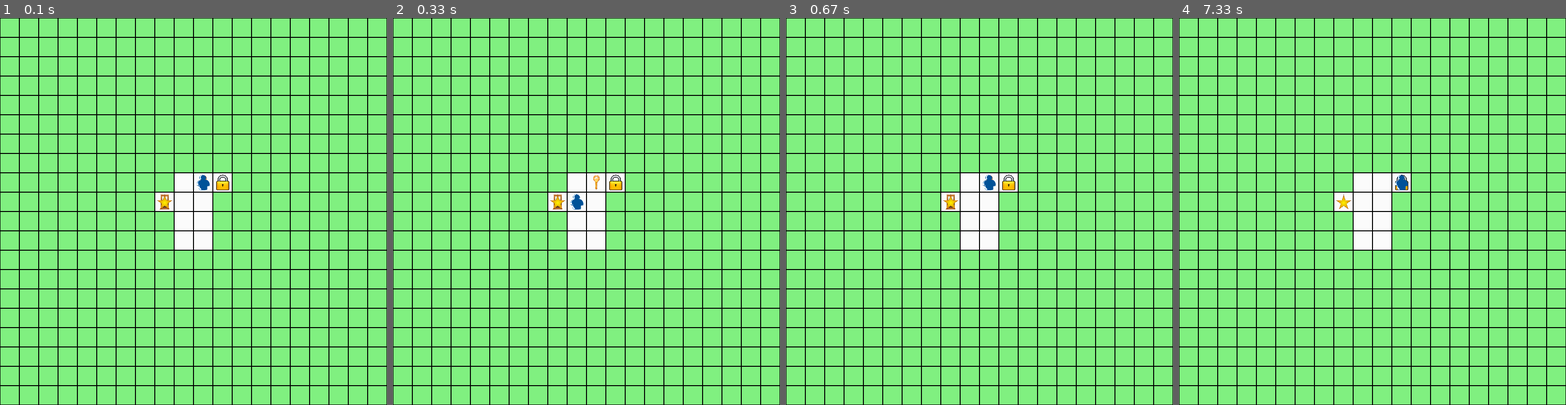
Above: before the commit, frames 1-4 (left to right).
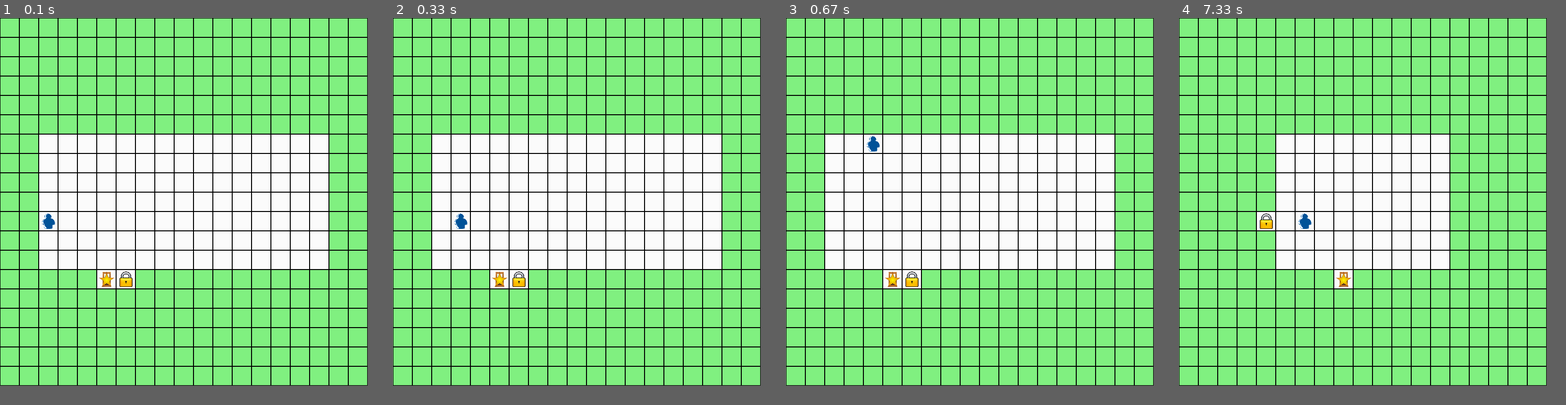
Above: after the commit, the same moments.

Repository: kespindler/cs295-final
Game: pygame game, started from run.py
Two runs of this game, one before a commit and one after it. Both use one fixed random seed, a clock stepped at 60 frames per second and the inputs below. The source is Python 2; it was converted automatically to run under Python 3.
Inputs:
- Up to frame 1 (0.1 s): no input
- Up to frame 2 (0.33 s): no input
- Up to frame 3 (0.67 s): no input
- Up to frame 4 (7.33 s): no input
The window is 800x800 before the commit and 760x760 after it. Grey fills any space a smaller window leaves; there, only what the larger window draws over its background counts as a difference.

The runs differ from the first frame. In frame 1, 23% of the frame differs, in the area x 0-100%, y 0-100%; in frame 2, 23%; in frame 3, 23%; in frame 4, 14%.

Commit message:
Added method for generating list of 100 lightworlds, all of which are unique. Fixed infinite loop bug.

Diff:
--- a/lightroom_gen.py
+++ b/lightroom_gen.py
@@ -11,19 +11,15 @@
 
     # generates a random room with dimensions between 4 and 50
     def make_rand_room(self):
-        self.has_key = random.randint(0, 1)
-        h_pad = random.randint(2, 9)
-        print("h_pad: " + str(h_pad))
-        w_pad = random.randint(2, 9)
-        print("w_pad: " + str(w_pad))
-
-        #TODO Generalize to give random padding
-        #h = random.randint(6, 20)
-        #w = random.randint(6, 20)
-
-        #print("h: " + str(h))
-        #print("w: " + str(w))
-        shape = (20, 20)
+        max_r = 19
+        room_has_key = random.randint(0, 2)
+        h_pad = random.randint(2, 6)
+        w_pad = random.randint(2, 6)
+#        print("has_key: " + str(room_has_key))
+#        print("h_pad: " + str(h_pad))
+#        print("w_pad: " + str(w_pad))
+
+        shape = (max_r, max_r)
         # initialize room array
         room = numpy.zeros(shape, dtype=int)
         # build edge walls
@@ -37,14 +33,14 @@
         #room[:, 1] = room[:, -2] = 1
 
         # Generate the agent's start position
-        start_x = random.randint(w_pad, 20-w_pad-1)
-        start_y = random.randint(h_pad, 20-h_pad-1)
+        start_x = random.randint(w_pad, max_r-w_pad-1)
+        start_y = random.randint(h_pad, max_r-h_pad-1)
         #print("start_x: " + str(start_x))
         #print("start_y: " + str(start_y))
 
         # Generate the key's position
-        key_x = random.randint(w_pad, 20-w_pad-1)
-        key_y = random.randint(h_pad, 20-h_pad-1)
+        key_x = random.randint(w_pad, max_r-w_pad-1)
+        key_y = random.randint(h_pad, max_r-h_pad-1)
 
         # Generate the lock's position
         # The lock will always appear on a wall
@@ -54,16 +50,16 @@
         lock_y = 0
         if(on_side_wall):
             if(which_wall):
-                lock_x = 20-w_pad
+                lock_x = max_r-w_pad
             else:
                 lock_x = w_pad-1
-            lock_y = random.randint(h_pad, 20-h_pad-1)
+            lock_y = random.randint(h_pad, max_r-h_pad-1)
         else:
             if(which_wall):
-                lock_y = 20-h_pad
+                lock_y = max_r-h_pad
             else:
                 lock_y = h_pad-1
-            lock_x = random.randint(w_pad, 20-w_pad-1)
+            lock_x = random.randint(w_pad, max_r-w_pad-1)
 
         # Generate the door's position
         # The lock will always appear on a wall
@@ -73,35 +69,46 @@
         door_y = 0
         if(on_side_wall):
             if(which_wall):
-                door_x = 20-w_pad
+                door_x = max_r-w_pad
             else:
                 door_x = w_pad-1
-            door_y = random.randint(h_pad, 20-h_pad-1)
+            door_y = random.randint(h_pad, max_r-h_pad-1)
         else:
             if(which_wall):
-                door_y = 20-h_pad
+                door_y = max_r-h_pad
             else:
                 door_y = h_pad-1
-            door_x = random.randint(w_pad, 20-w_pad-1)
+            door_x = random.randint(w_pad, max_r-w_pad-1)
+#        print("door_x: " + str(door_x))
+#        print("door_y: " + str(door_y))
+#        print("lock_x: " + str(lock_x))
+#        print("lock_y: " + str(lock_y))
         while((door_y == lock_y) and (door_x == lock_x)):
+            print("In door == lock while loop")
             if(on_side_wall):
                 if(which_wall):
-                    door_x = 20-w_pad
+                    door_x = max_r-w_pad
                 else:
                     door_x = w_pad-1
-                door_y = random.randint(h_pad, 20-h_pad-1)
+                door_y = random.randint(h_pad, max_r-h_pad-1)
             else:
                 if(which_wall):
-                    door_y = 20-h_pad
+                    door_y = max_r-h_pad
                 else:
                     door_y = h_pad-1
-                door_x = random.randint(w_pad, 20-w_pad-1)
+                door_x = random.randint(w_pad, max_r-w_pad-1)
 
         room[start_x, start_y] = 2
-        if(self.has_key):
+        if(room_has_key == 1):
+            self.has_key = 1
+#            print("key_x: " + str(key_x))
+#            print("key_y: " + str(key_y))
+#            print("start_x: " + str(start_x))
+#            print("start_y: " + str(start_y))
             while((key_y == start_y) and (key_x == start_x)):
-                key_x = random.randint(w_pad, 20-w_pad-1)
-                key_y = random.randint(h_pad, 20-h_pad-1)
+                print("In key == start while loop")
+                key_x = random.randint(w_pad, max_r-w_pad-1)
+                key_y = random.randint(h_pad, max_r-h_pad-1)
             room[key_x, key_y] = 3
         room[lock_x, lock_y] = 4
         room[door_x, door_y] = 5
@@ -187,7 +194,7 @@
         return Z
 
 lg = LightroomGen()
-#
+
 lg.make_rand_room()
 #
 #lg.make_spec_room_w_key(5, 5, 3, 2, 2, 1, 0, 3, 3, 0)
--- a/lightroom_struct.py
+++ b/lightroom_struct.py
@@ -1,14 +1,25 @@
 from lightroom_gen import LightroomGen
+from numpy import array_equal
 
 class LightroomStruct():
     has_key = 0
     room = []
 
-    def __init__(self):
-        lg = LightroomGen()
-        (key, room_arr) = lg.make_rand_room()
-        self.has_key = key
-        self.room = room_arr
+#    def __init__(self):
+#        lg = LightroomGen()
+#        (key, room_arr) = lg.make_rand_room()
+#        self.has_key = key
+#        self.room = room_arr
+
+    def __init__(self, key=None, arr=None):
+        if key is None:
+            lg = LightroomGen()
+            (key, room_arr) = lg.make_rand_room()
+            self.has_key = key
+            self.room = room_arr
+        else:
+            self.has_key = key
+            self.room = arr
 
     def return_tuple(self):
         return (self.has_key, self.room)
--- a/lightworld_gen.py
+++ b/lightworld_gen.py
@@ -1,33 +1,90 @@
 #from lightroom import Lightroom
 #from lightroom_gen import make_rand_room
-from lightroom_struct import LightroomStruct
+from lightroom_struct import LightroomStruct as LS
 import random
 import numpy
 from numpy.random import random_integers as rand
+from numpy import array_equal
 
-#class Lightworld:
-#    #num_rooms = 2
-#
-#    def __init__(self):
-#        #num_rooms = 2
-#        pass
 
 def gen_world():
     num_rooms = random.randint(2, 5)
     print("num_rooms: " + str(num_rooms))
-    #lg = LightroomGen()
     list_of_rooms = []
     for i in range(0, num_rooms):
-        lr = LightroomStruct()
+        lr = LS()
         next_room = lr.return_tuple()
         list_of_rooms.append(next_room)
     for i in range(0, num_rooms):
         (key, room) = list_of_rooms[i]
-        if(key == 0):
-            print("Room " + str(i) + " does not contain a key:")
-        else:
-            print("Room " + str(i) + " contains a key:")
-        print(room)
+#        if(key == 0):
+#            print("Room " + str(i) + " does not contain a key:")
+#        else:
+#            print("Room " + str(i) + " contains a key:")
+#        print(room)
     return list_of_rooms
 
+def lightroom_equal((lr1_key, lr1_room), (lr2_key, lr2_room)):
+    if((lr1_key == lr2_key) and (array_equal(lr1_room, lr2_room))):
+        return True
+    return False
+
+def lightworld_equal(lw1, lw2):
+    if(len(lw1) == len(lw2)):
+        for i in range(0, len(lw1)):
+            if(not lightroom_equal(lw1[i], lw2[i])):
+                return False
+    else:
+        return False
+    return True
+
+def gen_100():
+    list_of_worlds = []
+    for i in range(0, 100):
+        is_unique = 1
+        world = gen_world()
+        j = 0
+        while(j < i):
+            if(lightworld_equal(list_of_worlds[j], world)):
+                world = gen_world
+                j = 0
+            else:
+                j += 1
+        list_of_worlds.append(world)
+    return list_of_worlds
+
+
+gen_100()
+
 #gen_world()
+
+room_arr1 = numpy.zeros((3, 3), dtype=int)
+room_arr2 = numpy.zeros((3, 3), dtype=int)
+room_arr3 = numpy.zeros((3, 3), dtype=int)
+room_arr3[0, :] = 1
+room_arr3[1, :] = 2
+#print("room_arr1:")
+#print(room_arr1)
+#print("room_arr2:")
+#print(room_arr2)
+#print("room_arr3:")
+#print(room_arr3)
+lr11 = LS(1, room_arr1).return_tuple()
+lr12 = LS(1, room_arr2).return_tuple()
+lr13 = LS(1, room_arr3).return_tuple()
+lr01 = LS(0, room_arr1).return_tuple()
+
+lw1 = [lr11, lr13]
+lw2 = [lr12, lr13]
+lw3 = [lr01, lr13]
+lw4 = [lr11, lr13, lr12]
+
+assert (lightroom_equal(lr11, lr12))
+assert (lightroom_equal(lr13, lr13))
+assert (not lightroom_equal(lr11, lr13))
+assert (not lightroom_equal(lr11, lr01))
+assert (not lightroom_equal(lr13, lr01))
+
+assert (lightworld_equal(lw1, lw2))
+assert (not lightworld_equal(lw1, lw3))
+assert (not lightworld_equal(lw1, lw4))
